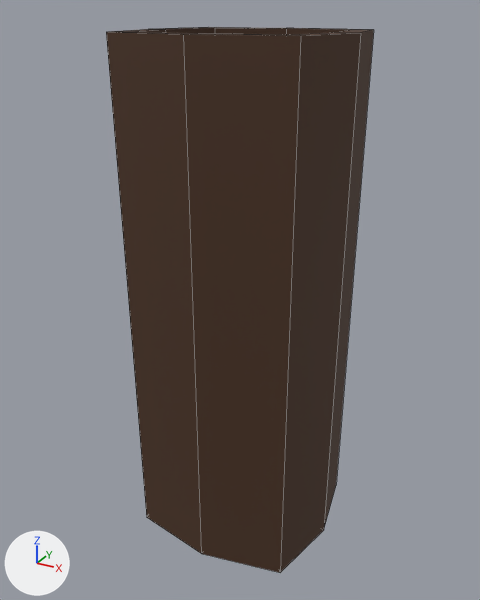
Before and after pictures for a commit that changed the FBX model Assets/Interactables/rouleau_pq_vide.fbx.
One viewpoint serves both versions: a camera (50 mm lens) standing at (0.577, -1.07, 0.626) and looking at (-0.01, -0.004, 0.093). Lighting does not change. The marker at lower left points along +X, +Y and +Z. Mesh edges are drawn as thin lines. Where no turn or scale is listed for an object, it has been applied to the vertices.

Objects in the first picture: 'rouleau pq vide'.
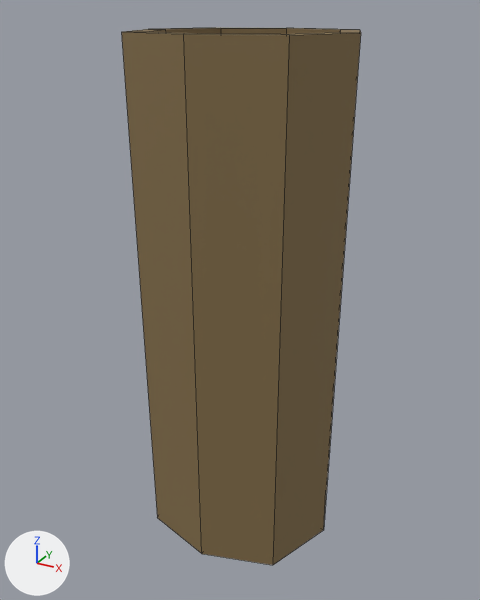
The edits, one by one:
Material 'Material.001' (mat_material_001) changes colour from brown #4a301f to brown #836e49; in linear values from (0.0678, 0.0298, 0.0134) to (0.227, 0.155, 0.0668).
me_cube has 32 vertices, 32 faces and spans x -0.203..0.203, y -0.193..0.193, z -0.409..0.591.
me_cube is used by ob_rouleau_pq_vide; location (0.0, 0.0, 0.0).
Part 1, on me_cube:
Vertex 0 of me_cube moves from (0.171, 0.158, 0.591) at pixel (373, 29) to (0.149, 0.148, 0.591) at pixel (359, 29).
Vertex 1 of me_cube moves from (0.171, -0.158, 0.591) at pixel (300, 35) to (0.149, -0.148, 0.591) at pixel (289, 35).
Vertex 3 of me_cube moves from (-0.171, 0.158, 0.591) at pixel (208, 27) to (-0.149, 0.148, 0.591) at pixel (215, 27).
Vertex 4 of me_cube moves from (-0.171, -0.158, 0.591) at pixel (106, 31) to (-0.149, -0.148, 0.591) at pixel (121, 31).
Vertex 5 of me_cube moves from (0.14, -0.127, 0.591) at pixel (289, 34) to (0.122, -0.119, 0.591) at pixel (280, 34).
Vertex 12 of me_cube moves from (0.14, 0.132, 0.591) at pixel (352, 29) to (0.122, 0.123, 0.591) at pixel (340, 29).
Vertex 13 of me_cube moves from (-0.164, -0.153, -0.409) at pixel (146, 517) to (-0.143, -0.142, -0.409) at pixel (157, 517).
Vertex 14 of me_cube moves from (-0.164, 0.153, -0.409) to (-0.143, 0.142, -0.409).
Vertex 16 of me_cube moves from (0.164, -0.153, -0.409) at pixel (280, 572) to (0.143, -0.142, -0.409) at pixel (272, 565).
Vertex 17 of me_cube moves from (0.164, 0.153, -0.409) at pixel (336, 485) to (0.143, 0.142, -0.409) at pixel (326, 484).
Vertex 19 of me_cube moves from (-0.14, 0.132, 0.591) at pixel (214, 27) to (-0.122, 0.123, 0.591) at pixel (220, 28).
Vertex 20 of me_cube moves from (-0.14, -0.127, 0.591) at pixel (133, 31) to (-0.122, -0.119, 0.591) at pixel (145, 31).
Vertex 27 of me_cube moves from (-0.14, -0.127, -0.409) to (-0.122, -0.119, -0.409).
Vertex 28 of me_cube moves from (-0.14, 0.132, -0.409) to (-0.122, 0.123, -0.409).
Vertex 30 of me_cube moves from (0.14, -0.127, -0.409) to (0.122, -0.119, -0.409).
Vertex 31 of me_cube moves from (0.14, 0.132, -0.409) to (0.122, 0.123, -0.409).

Boxes [x1, y1, x2, y2] around the edits, measured in the pictures (480 x 600 px):
'rouleau pq vide', recoloured, reshaped (11% narrower)
    before: [106, 27, 374, 573]
    after: [122, 28, 361, 565]
